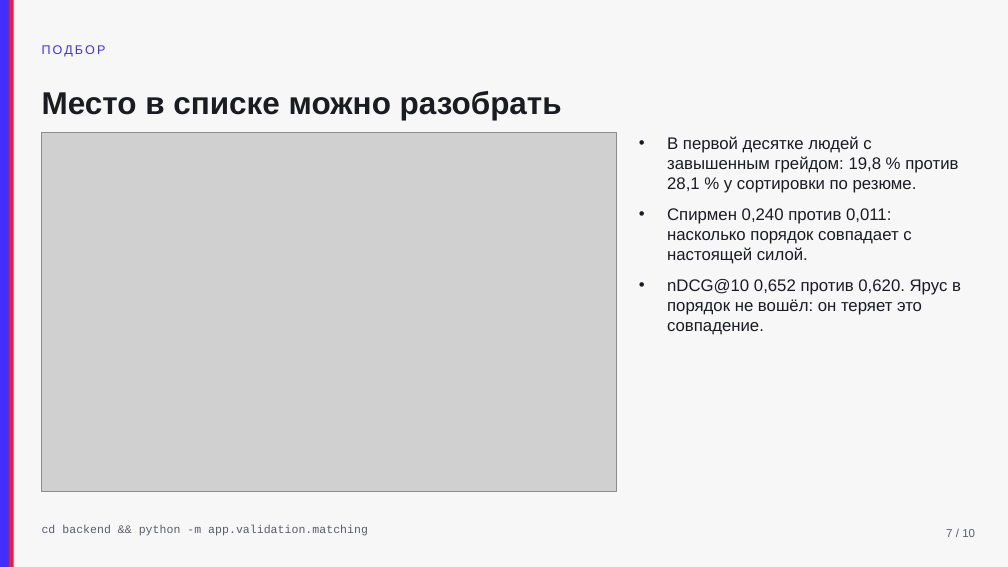
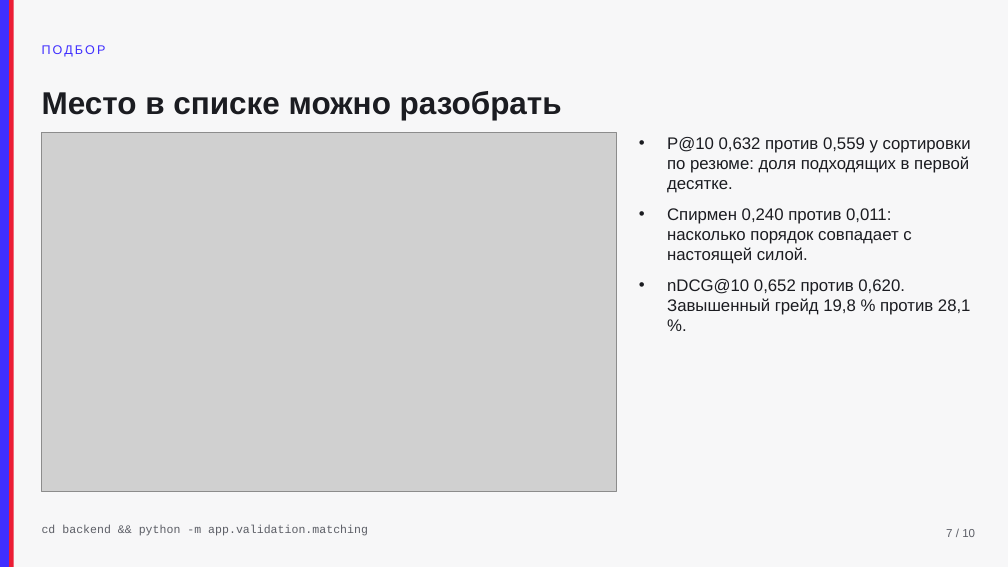
Before and after one commit to KonkovDV/fsp-talent, a slide deck: slide 7 of docs/pitch.pptx. Drawn at 1008x567 pixels with LibreOffice and Linux fonts; fonts in the diff are those of the drawing; grey boxes stand for pictures. Boxes give left, top, right and bottom in pixels: in the first picture for what was removed or moved away, otherwise in the second. Text is boxed around its words. In the diff, an @@ line names an element or a change of style, - is before the commit and + after.

```diff
--- a/docs/pitch.pptx
+++ b/docs/pitch.pptx
@@ text at [667, 137, 971, 193]: text changed @@
-• В первой десятке людей с завышенным грейдом: 19,8 % против 28,1 % у сортировки по резюме.
+• P@10 0,632 против 0,559 у сортировки по резюме: доля подходящих в первой десятке.
@@ text at [667, 279, 971, 315]: text changed @@
-• nDCG@10 0,652 против 0,620. Ярус в порядок не вошёл: он теряет это совпадение.
+• nDCG@10 0,652 против 0,620. Завышенный грейд 19,8 % против 28,1 %.
```
Also in this commit, not shown: 3 other slides changed, 8 other files.
